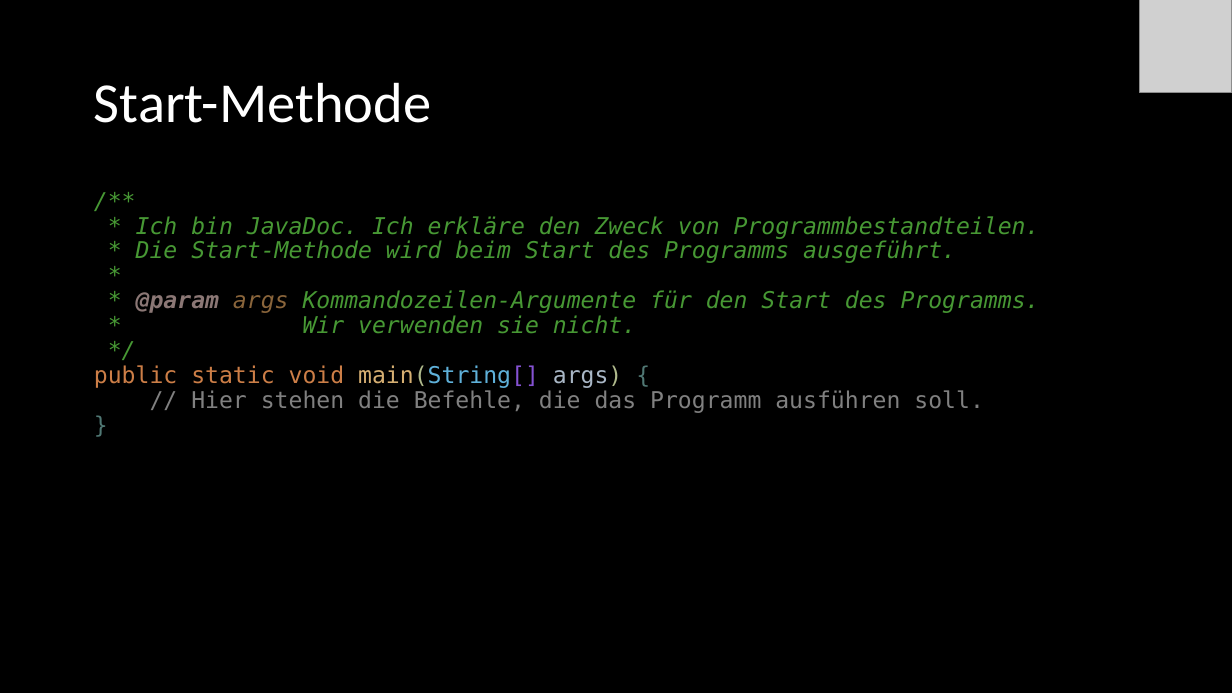
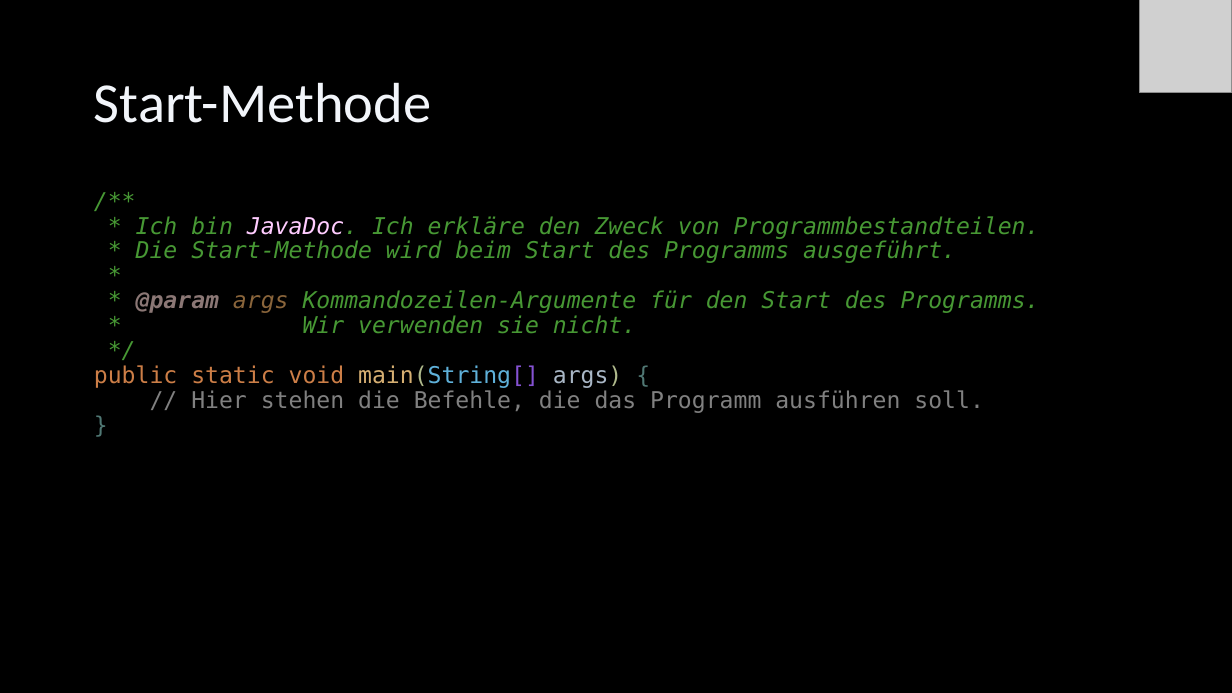
Before and after one commit to Cactusroot/Java, a slide deck: slide 4 of src/Java.pptx. Drawn at 1232x693 pixels with LibreOffice and Linux fonts; fonts in the diff are those of the drawing; grey boxes stand for pictures. Boxes give left, top, right and bottom in pixels: in the first picture for what was removed or moved away, otherwise in the second. Text is boxed around its words. In the diff, an @@ line names an element or a change of style, - is before the commit and + after.

```diff
--- a/src/Java.pptx
+++ b/src/Java.pptx
@@ text "/** * Ich bin JavaDoc. ..." at [94,216,1040,413]: text colour #479834 to #FFCCFF in "JavaDoc." @@
```
Also in this commit, not shown: 75 other slides changed, 3 slides added, 1 slide removed.
